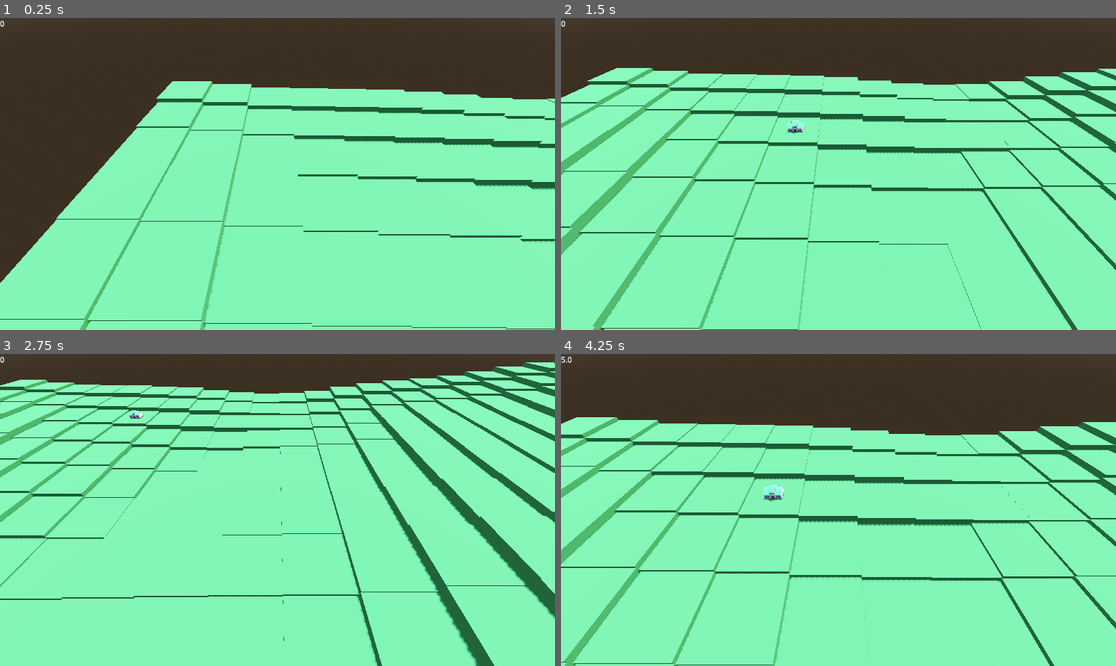
Above: before the commit, frames 1-4 (two rows, left to right).
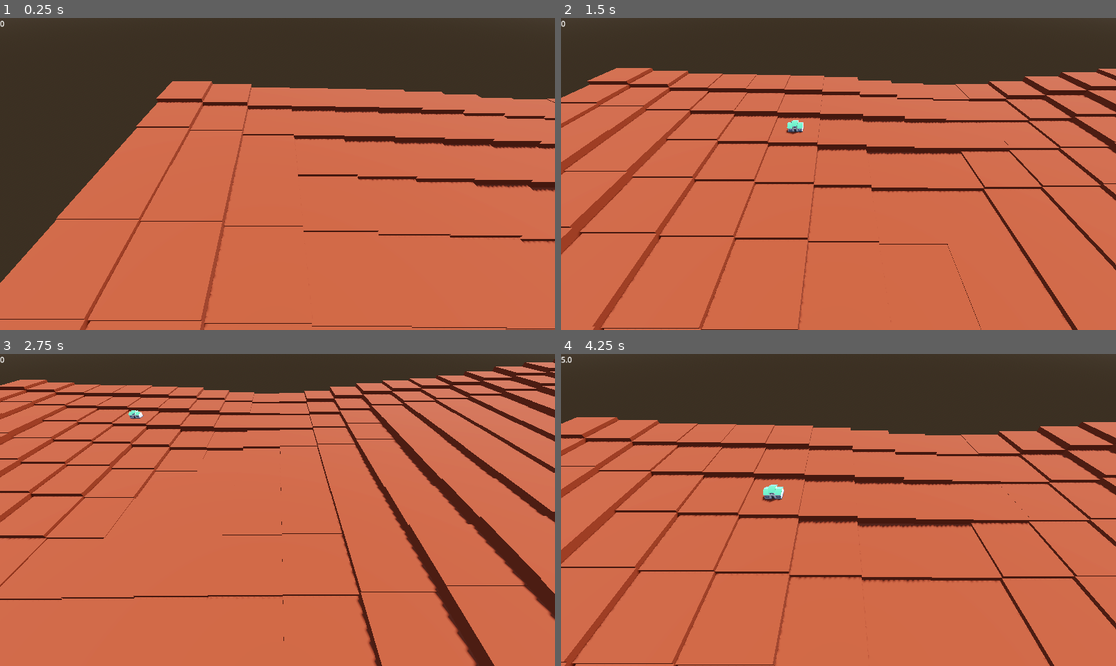
Above: after the commit, the same moments.

Repository: SnappyTheKing/Science-City-builder
Game: Godot game, scene res://Scenes/Game.tscn
Same seed, same stepped clock (60 frames per second), same inputs: the game is played once before the commit and once after it.
Inputs (mouse positions are in pixels of both pictures, inside the frame that each line leads up to):
- Up to frame 1 (0.25 s): no input
- Up to frame 2 (1.5 s): tap Enter at 0.5 s; move the mouse to (960, 158) at 0.52 s; hold D (right) 0.53-1.28 s; click (960, 158) at 0.67 s; move the mouse to (727, 189) at 1.27 s; hold S (backwards) from 1.28 s (still down)
- Up to frame 3 (2.75 s): move the mouse to (333, 441) at 2.02 s; release S (backwards) at 2.03 s; hold D (right) from 2.03 s (still down)
- Up to frame 4 (4.25 s): move the mouse to (810, 572) at 2.77 s; release D (right) at 2.78 s; hold W (forwards) 2.78-3.53 s; click (810, 572) at 2.92 s; move the mouse to (1005, 556) at 3.52 s; hold A (left) from 3.53 s (still down)

The runs differ from the first frame. In frame 1, 67% of the frame differs, in the area x 0-100%, y 20-100%; in frame 2, 81%; in frame 3, 91%, in the area x 0-100%, y 1-100%; in frame 4, 77%.

Commit message:
shader shinanigans

Diff:
--- a/science-game/Scenes/Game.tscn
+++ b/science-game/Scenes/Game.tscn
@@ -21,7 +21,7 @@
 script = ExtResource("1_iukft")
 
 [node name="DirectionalLight3D" type="DirectionalLight3D" parent="."]
-transform = Transform3D(-0.8660254, -0.43301278, 0.25, 0, 0.49999997, 0.86602545, -0.50000006, 0.75, -0.43301266, 0, 0, 0)
+transform = Transform3D(0.46506226, 0.8374561, 0.28702688, 0.46318886, -0.50648516, 0.727275, 0.7544358, -0.20528045, -0.6234475, 0, 0, 0)
 shadow_enabled = true
 
 [node name="WorldEnvironment" type="WorldEnvironment" parent="."]
--- a/science-game/Scenes/Tile.tscn
+++ b/science-game/Scenes/Tile.tscn
@@ -1,12 +1,14 @@
-[gd_scene load_steps=5 format=3 uid="uid://pkyo6bj8p7qp"]
+[gd_scene load_steps=6 format=3 uid="uid://pkyo6bj8p7qp"]
 
 [ext_resource type="Script" uid="uid://cqcnaoyiiub4c" path="res://Scripts/tile.gd" id="1_t0yj4"]
+[ext_resource type="Shader" uid="uid://udojano5fij7" path="res://Scenes/tileshader.gdshader" id="2_iof5j"]
 
-[sub_resource type="StandardMaterial3D" id="StandardMaterial3D_t0yj4"]
-albedo_color = Color(0.25318366, 0.59128684, 0.3376795, 1)
+[sub_resource type="ShaderMaterial" id="ShaderMaterial_r4md0"]
+render_priority = 0
+shader = ExtResource("2_iof5j")
 
 [sub_resource type="BoxMesh" id="BoxMesh_r4md0"]
-material = SubResource("StandardMaterial3D_t0yj4")
+material = SubResource("ShaderMaterial_r4md0")
 
 [sub_resource type="BoxShape3D" id="BoxShape3D_t0yj4"]
 
--- /dev/null
+++ b/science-game/Scenes/tileshader.gdshader
@@ -0,0 +1,14 @@
+shader_type spatial;
+
+void vertex() {
+	// Called for every vertex the material is visible on.
+}
+
+void fragment() {
+	ALBEDO = vec3(0.5,0.2,0.1);
+}
+
+//void light() {
+//	// Called for every pixel for every light affecting the material.
+//	// Uncomment to replace the default light processing function with this one.
+//}
Not shown, added: science-game/Scenes/tileshader.gdshader.uid
